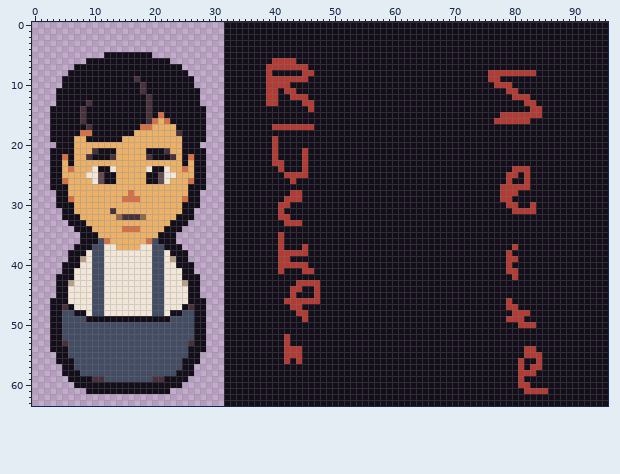
Two versions of one sprite sheet, godot/res/characters/character_avatar.png. Above: the version before the commit.
The file is 96x64 pixels.
Once edited:
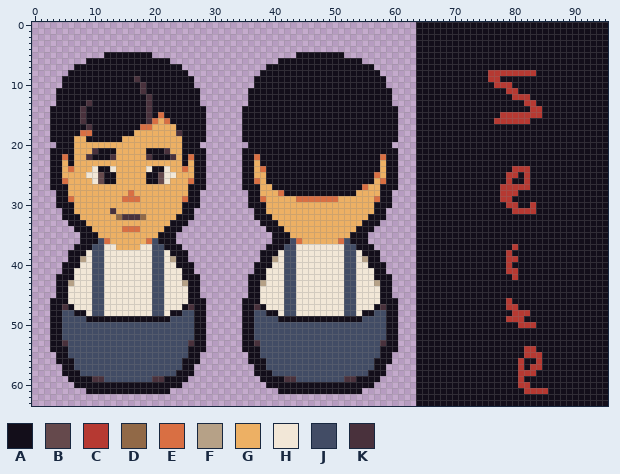
Palette (. is transparent): A #130e1a  B #65494c  C #b63932  D #916947  E #d96f43  F #b6a187  G #edb064  H #f2e7d7  J #424c65  K #49313c
Log entry: Code Review Changes: Marketplace Avatar shows his back when moving to the top now.
Difference:
Changed rows in their new state; - is an unchanged pixel.
first column x 32:
 0 ................................
 1 ................................
 2 ................................
 3 ................................
 4 ................................
 5 ............--------............
 6 .........AAA-----------.........
 7 .......AAAAAAA-----------.......
 8 ......-A-----AA-----------......
 9 .....--AAAAAAA-------------.....
10 .....--AAAA----------------.....
11 ....---AA-AA----------------....
12 ....---AA--AAA--------------....
13 ....---AA----AA-------------....
14 ...-----------A--------------...
15 ...--------------------------...
16 ...--------------------------...
17 ...-----AAAAAAA--------------...
18 ...--------------------------...
19 ...-----A--------------------...
20 ....----A-------------------....
21 ...-----A----A---------------...
22 ...--E--A----A------------E--...
23 ...--G--AA---A------------G--...
24 ...--GE--A---A------------G--...
25 ...--GG---AAAA-----------EG--...
26 ...--EG----A-------------GE--...
27 ...---GG---------------EGG---...
28 ....--GGGE-AA---------GGGG--....
29 ....--EGGGGGEEEEEEEGGGGGGE--....
30 ....---GGGGGGGGGGGGGGGGGG---....
31 .....--GGGGGGGGGGGGGGGGGG--.....
32 .....---GGGGGGGGGGGGGGGG---.....
33 ......---GGGGGGGGGGGGGG---......
34 .......---GGGGGGGGGGGG---.......
35 ........-A-GGGGGGGGGG---........
36 ........-A-JEGGGGGGEJ---........
37 .......--AJJHHHHHHHHJJ---.......
38 ......---HJJHHHHHHHHJJH---......
39 ......--FHJJHHHHHHHHJJHF--......
40 .....---HHJJHHHHHHHHJJHH---.....
41 .....--HHHJJHHHHHHHHJJHHH--.....
42 ....---HHHJJHHHHHHHHJJHHH---....
43 ....--FHHHJJHHHHHHHHJJHHHF--....
44 ....--HHHHJJHHHHHHHHJJHHHH--....
45 ....--HHHHJJHHHHHHHHJJHHHH--....
46 ...---HHHHJJHHHHHHHHJJHHHH---...
47 ...--K-HHHJJHHHHHHHHJJHHH-K--...
48 ...--JJ--HJJHHHHHHHHJJH--JJ--...
49 ...--JJJJ----A---------JJJJ--...
50 ...--JJJJJJJJJJJJJJJJJJJJJJ--...
51 ...--JJJJJJJJJJJJJJJJJJJJJJ--...
52 ...--JJJJJJJJJJJJJJJJJJJJJJ--...
53 ...--KJJJJJJJJJJJJJJJJJJJJK--...
54 ...---JJJJJJJJJJJJJJJJJJJJ---...
55 ....--JJJJJJJJJJJJJJJJJJJJ--....
56 ....---JJJJJJJJJJJJJJJJJJ---....
57 .....--JJJJJJJJJJJJJJJJJJ--.....
58 .....---JJJJJJJJJJJJJJJJ---.....
59 ......----KKJJJJJJJJKK----......
60 .......------------------.......
61 .........--------------.........
62 ................................
63 ................................
Pixel boxes of the changes (left, top, right, bottom) in both pictures:
changed: (224, 22, 416, 406)
